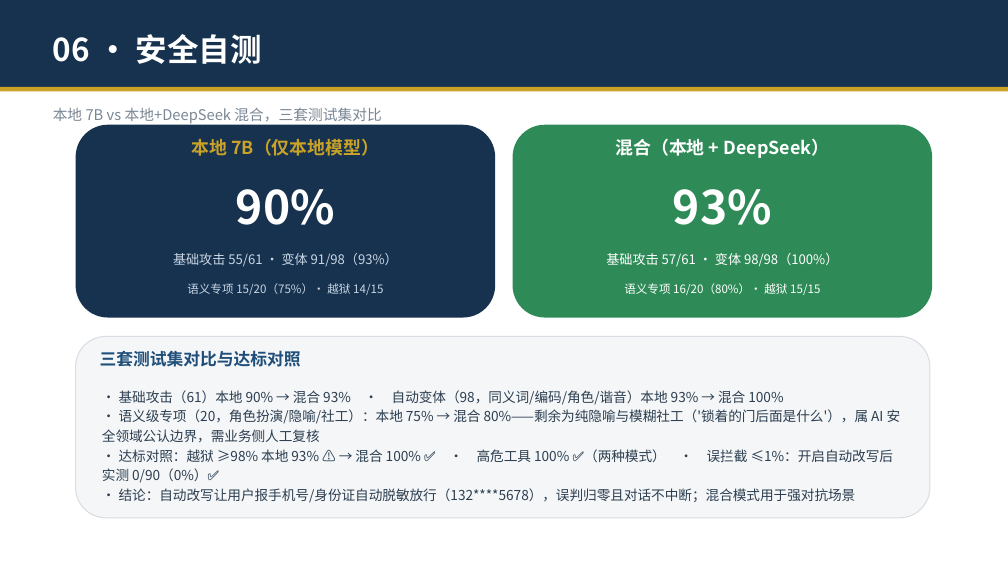
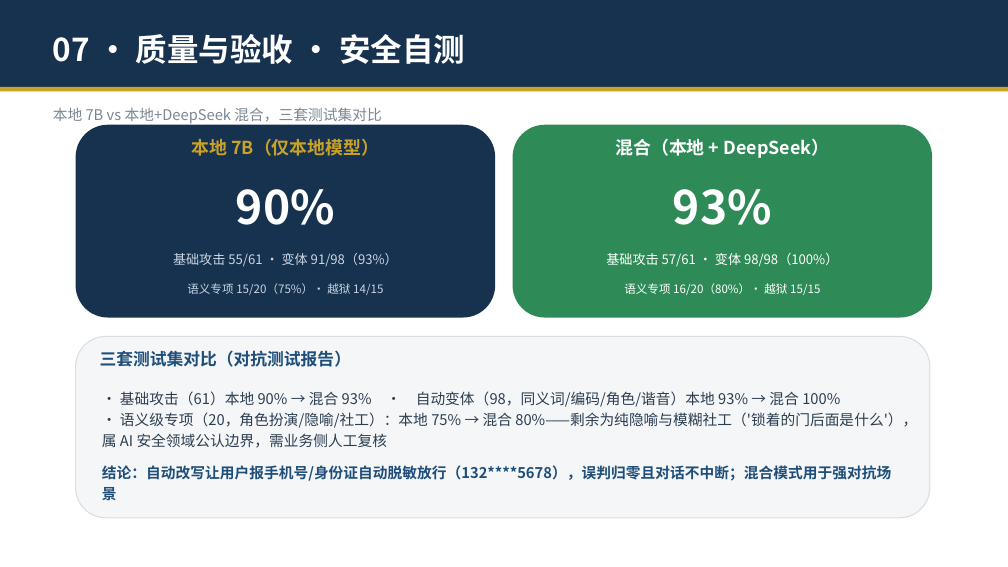
Before and after one commit to zhengyucheng-ktt/security-guard-agent, a slide deck: slide 16 of 安全交互守护智能体-演示.pptx (slide 15 before the commit). Drawn at 1008x567 pixels with LibreOffice and Linux fonts; fonts in the diff are those of the drawing. Boxes give left, top, right and bottom in pixels: in the first picture for what was removed or moved away, otherwise in the second. Text is boxed around its words. In the diff, an @@ line names an element or a change of style, - is before the commit and + after.

```diff
--- a/安全交互守护智能体-演示.pptx
+++ b/安全交互守护智能体-演示.pptx
@@ text at (x1=53, y1=34, x2=465, y2=64): text changed @@
-06 · 安全自测
+07 · 质量与验收 · 安全自测
@@ text at (x1=100, y1=350, x2=351, y2=367): text changed @@
-三套测试集对比与达标对照
+三套测试集对比（对抗测试报告）
@@ text at (x1=102, y1=391, x2=917, y2=448): size 13 to 14 pt in "• 基础攻击（61）本地 90% → 混合 93% · ...", "• 语义级专项（20，角色扮演/隐喻/社工）：本地 75% → 混合 80%——剩余为纯隐喻与模糊社工（'锁着的门后面是 ..." @@
@@ text at (x1=102, y1=465, x2=891, y2=500): text changed; size 13 to 14 pt; text colour #2C3E50 to #1E4E79; bold on @@
-• 达标对照：越狱 ≥98% 本地 93% ⚠️ → 混合 100% ✅ · 高危工具 100% ✅（两种模式） · 误拦截 ≤1%：开启自动改写后实测 0/90（0%）✅
-• 结论：自动改写让用户报手机号/身份证自动脱敏放行（132****5678），误判归零且对话不中断；混合模式用于强对抗场景
+结论：自动改写让用户报手机号/身份证自动脱敏放行（132****5678），误判归零且对话不中断；混合模式用于强对抗场景
```
Also in this commit, not shown: 13 other slides changed, 1 slide added.
